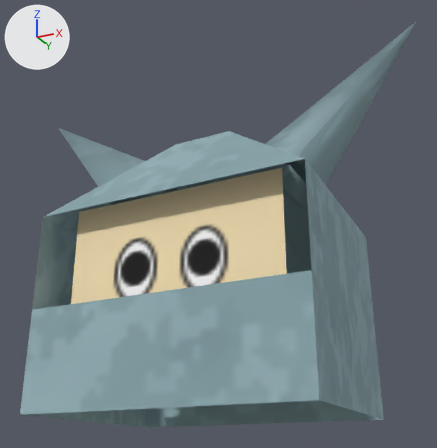
The FBX model MgaUnityProj/Assets/Fundament/Avatar/Artwork/Orignal/Humanoid/Heads/C_GH_Head_M4.FBX: old version first, new version second.
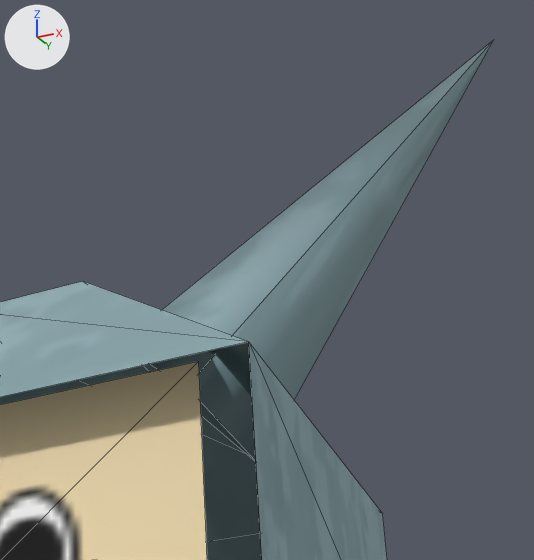
The first picture shows the older version from a camera (50 mm lens) standing at (0.635, -1.232, -0.448) and looking at (0.0, 0.037, 0.123). The close-ups show both versions on the part from 44% to 100% of the width and 1% to 58% of the height of that picture; other places that the commit changed are outside them. The lights are fixed; the arrows at upper left show +X, +Y and +Z. The close-ups show mesh edges as thin lines. Where no turn or scale is listed for an object, it has been applied to the vertices.

Before the edit, the objects in view are built like this:
```python
me_mesh = bpy.data.meshes.new('Mesh')
me_mesh.from_pydata(...)  # 24 vertices, 30 faces; spans x -0.553..0.556, y -0.241..0.248, z -0.343..0.556
me_mesh.materials.append(mat_01___default)  # picture img_metal_psd
# before: 21 (0.223, 0.117, 0.151), 22 (0.22, -0.104, 0.154), 23 (0.556, 0.007, 0.556) at pixel (494, 39)
me_mesh_001 = bpy.data.meshes.new('Mesh.001')
me_mesh_001.from_pydata(...)  # 6 vertices, 4 faces; spans x -0.269..0.269, y -0.176..0.176, z 0.059..0.483
me_mesh_001.materials.append(mat_02___default)  # picture img_c_gh_head_m3_psd
ob_face = bpy.data.objects.new('Face', me_mesh_001)
ob_face.location = (-0.028, 0.032, -0.34)
ob_head = bpy.data.objects.new('Head', me_mesh)
ob_head.location = (-0.019, 0.031, 0.001)
```
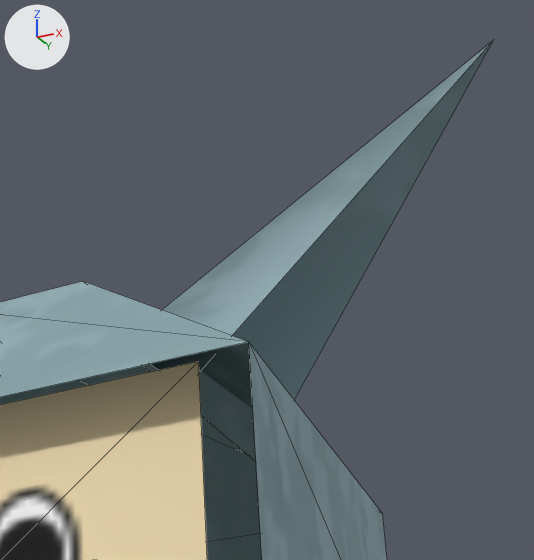
Diff of the bpy script that builds the scene:
```diff
--- a/MgaUnityProj/Assets/Fundament/Avatar/Artwork/Orignal/Humanoid/Heads/C_GH_Head_M4.FBX.py
+++ b/MgaUnityProj/Assets/Fundament/Avatar/Artwork/Orignal/Humanoid/Heads/C_GH_Head_M4.FBX.py
@@ me_mesh @@
 # used by ob_head; location = (-0.019, 0.031, 0.001)
 # verts and faces of me_mesh; kept vertices keep their numbers, new ones are numbered from 24
-me_mesh.from_pydata(...)  # 24 vertices, 30 faces; spans x -0.553..0.556, y -0.241..0.248, z -0.343..0.556
+me_mesh.from_pydata(...)  # 24 vertices, 28 faces; spans x -0.553..0.556, y -0.241..0.248, z -0.343..0.556
+# me_mesh part 1
+delete_faces([(21, 23, 22)])
 me_mesh.materials.append(mat_01___default)
```

Changed parts and their boxes [x1, y1, x2, y2] in the close-ups (534 x 560 px):
part 1 of me_mesh, deleted (cyan): before [199, 40, 494, 461]
